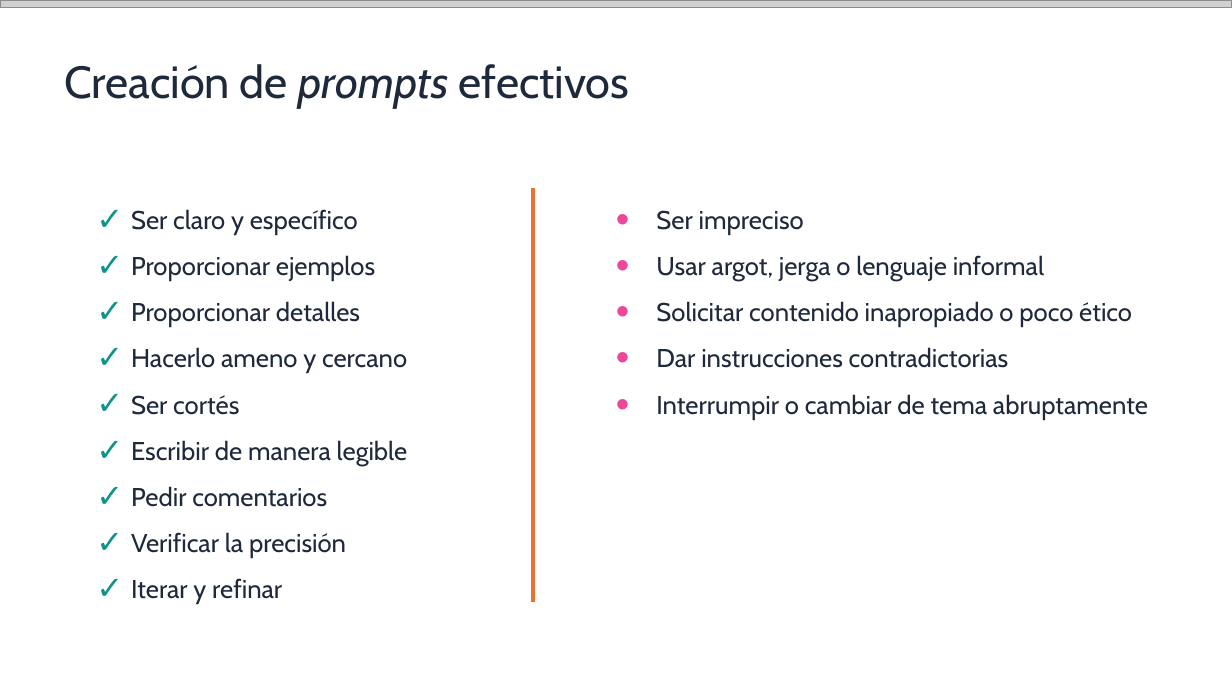
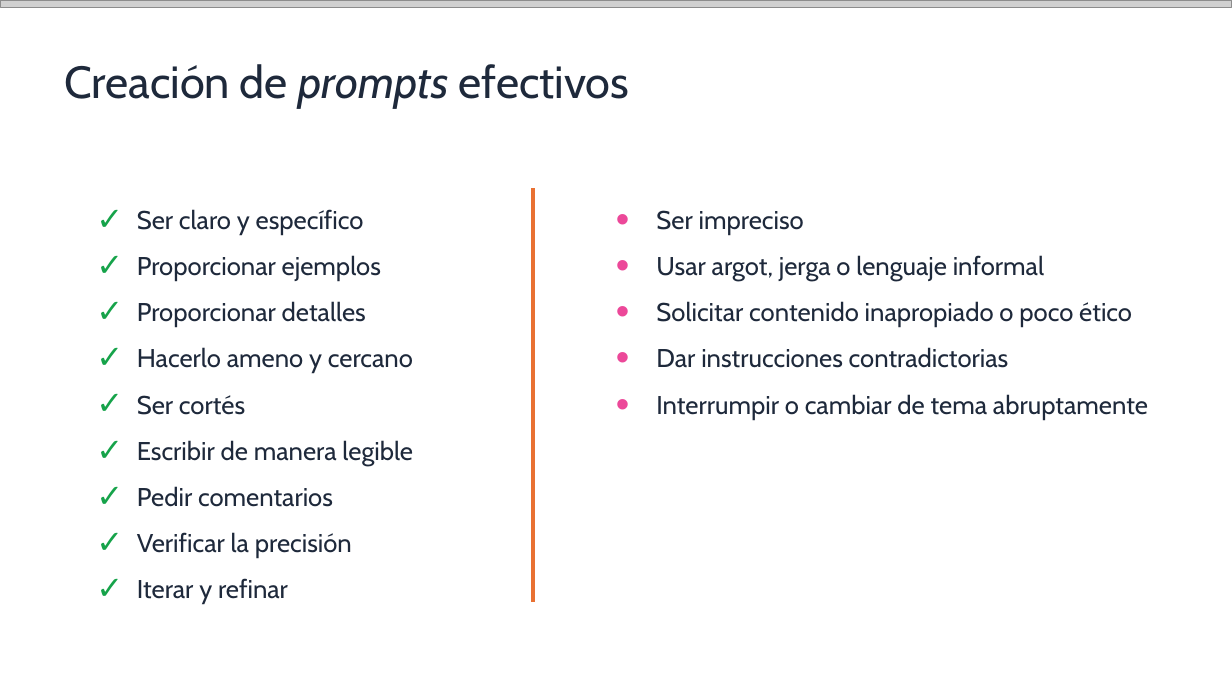
Before and after one commit to quizeth/Labs, a slide deck: slide 27 of IA y Copilot para business professionals/IA Generativa y Microsoft Copilot para profesionales.pptx (slide 24 before the commit). Drawn at 1232x693 pixels with LibreOffice and Linux fonts; fonts in the diff are those of the drawing; grey boxes stand for pictures. Boxes give left, top, right and bottom in pixels: in the first picture for what was removed or moved away, otherwise in the second. Text is boxed around its words. In the diff, an @@ line names an element or a change of style, - is before the commit and + after.

```diff
--- a/IA y Copilot para business professionals/IA Generativa y Microsoft Copilot para profesionales.pptx
+++ b/IA y Copilot para business professionals/IA Generativa y Microsoft Copilot para profesionales.pptx
@@ text "Ser claro y específico" at (137,209,413,604): indent changed; bullet colour #0D9488 to #16A34A @@
```
Also in this commit, not shown: 8 other slides changed, 9 slides added, 2 slides removed.
